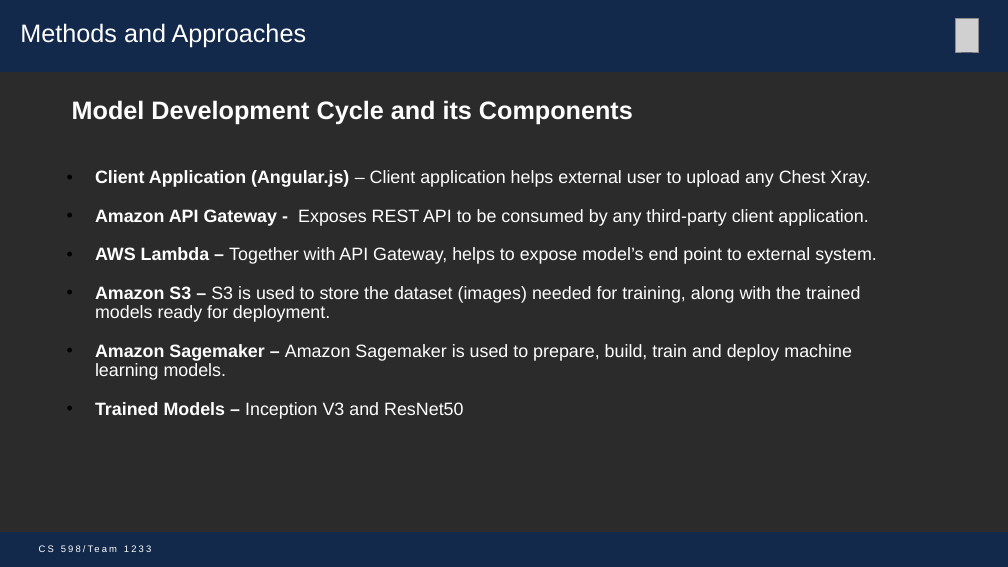
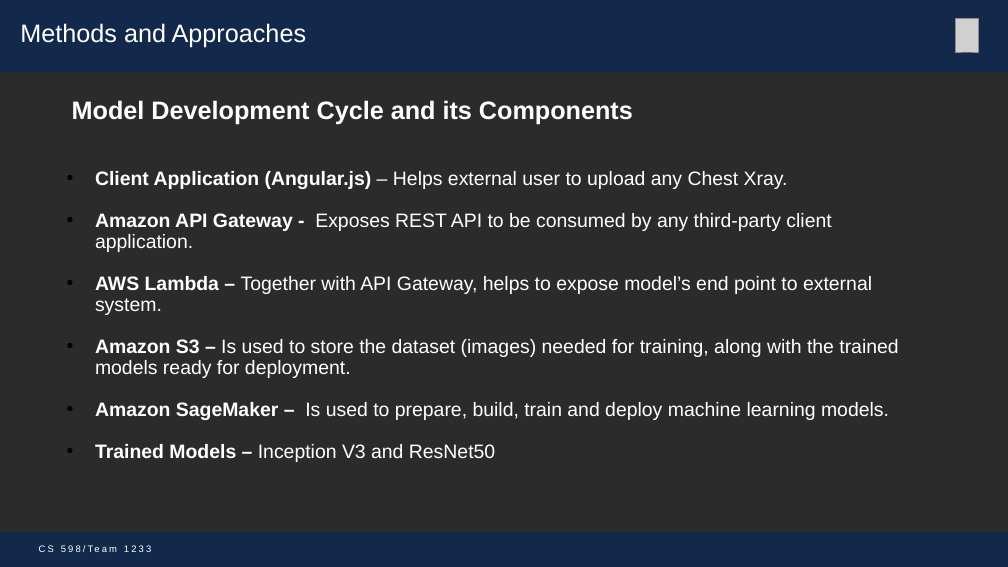
Before and after one commit to mohitbhadauria10/DL-Project, a slide deck: slide 7 of Presentation_Team_1233 _mike.pptx. Drawn at 1008x567 pixels with LibreOffice and Linux fonts; fonts in the diff are those of the drawing; grey boxes stand for pictures; background and template pictures are left out; a plain dark background stands for a picture behind light text. Boxes give left, top, right and bottom in pixels: in the first picture for what was removed or moved away, otherwise in the second. Text is boxed around its words. In the diff, an @@ line names an element or a change of style, - is before the commit and + after.

```diff
--- a/Presentation_Team_1233 _mike.pptx
+++ b/Presentation_Team_1233 _mike.pptx
@@ text at (x1=95, y1=171, x2=788, y2=189): text changed; size 17 to 18.5 pt @@
-• Client Application (Angular.js) – Client application helps external user to upload any Chest Xray.
+• Client Application (Angular.js) – Helps external user to upload any Chest Xray.
@@ text at (x1=95, y1=213, x2=872, y2=462): size 17 to 18.5 pt in "Amazon API Gateway - Exposes REST API ...", "AWS Lambda – Together with API Gateway, ...", "Trained Models – Inception V3 and ResNet50" @@
@@ text at (x1=95, y1=339, x2=898, y2=420): text changed; size 17 to 18.5 pt @@
-• Amazon S3 – S3 is used to store the dataset (images) needed for training, along with the trained models ready for deployment.
-• Amazon Sagemaker – Amazon Sagemaker is used to prepare, build, train and deploy machine learning models.
+• Amazon S3 – Is used to store the dataset (images) needed for training, along with the trained models ready for deployment.
+• Amazon SageMaker – Is used to prepare, build, train and deploy machine learning models.
```
Also in this commit, not shown: 11 other slides changed.
